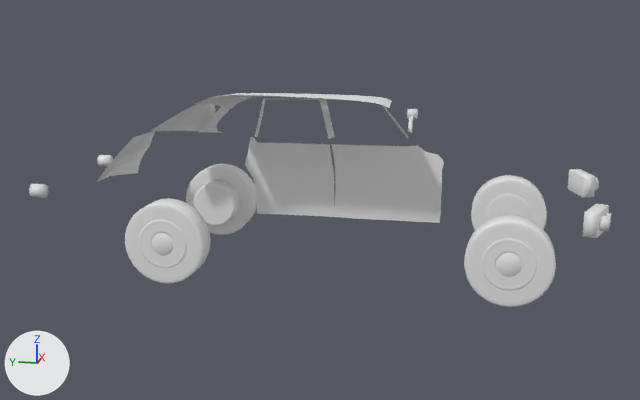
The Blender file BlenderModels/Vehicle/CadillacCarSolo.blend as it was, and as the next commit left it.
Before and after are seen from a 50 mm camera at (-7.22, -1.26, 2.37) aimed at (0.0, 0.18, 0.57). The axes (+X, +Y, +Z) are drawn at lower left. The lights are the same throughout. The older version comes first.
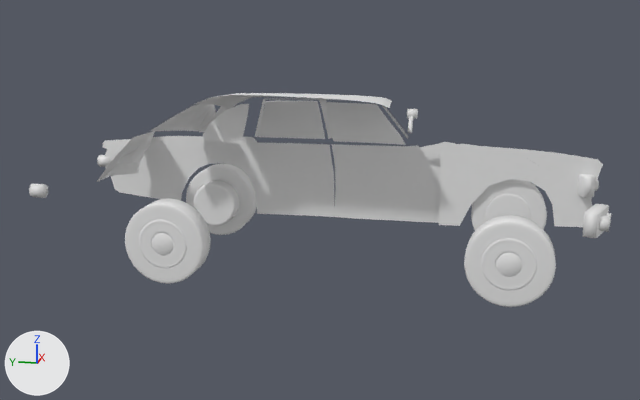
Commit message: Update CadillacCarSolo.blend
Planes Extrusions

Diff of the bpy script that builds the scene:
```diff
--- a/BlenderModels/Vehicle/CadillacCarSolo.blend.py
+++ b/BlenderModels/Vehicle/CadillacCarSolo.blend.py
@@ me_plane @@
 # used by ob_plane; location = (0.332, 0.025, 0.831)
-me_plane.from_pydata(...)  # 316 vertices, 216 faces, 4 loose edges; spans x -0.34..0.4, y -0.84..2.21, z -0.58..0.62
+me_plane.from_pydata(...)  # 382 vertices, 264 faces, 5 loose edges; spans x -0.34..0.4, y -0.84..2.42, z -0.58..0.62
+# me_plane part 1
+# 3 vertices move from x 0.3, y 0.89..1.0, z -0.37..-0.11 to x 0.3, y 0.91..1.04, z -0.37..-0.16
+# 66 vertices are added at x 0.3, y 1.01..2.42, z -0.5..0.16
+# 1 loose edge is added
+# 48 new faces join them
@@ me_plane_001 @@
+me_plane_001.from_pydata(...)  # 106 vertices, 68 faces; spans x -0.4..0.02, y -1.37..2.09, z -0.1..1.0
@@ ob_plane_001 @@
+ob_plane_001 = bpy.data.objects.new('Plane.001', me_plane_001)
+ob_plane_001.location = (0.605, -0.801, 0.35)
```

What differs and where, as boxes [x1, y1, x2, y2] in the pictures (640 x 400 px):
'Plane', reshaped: before [97, 93, 444, 223]; after [97, 93, 441, 223]
'Plane.001', added: after [203, 100, 603, 227]
part 1 of me_plane, built on: before [245, 152, 260, 214]; after [103, 136, 260, 214]
